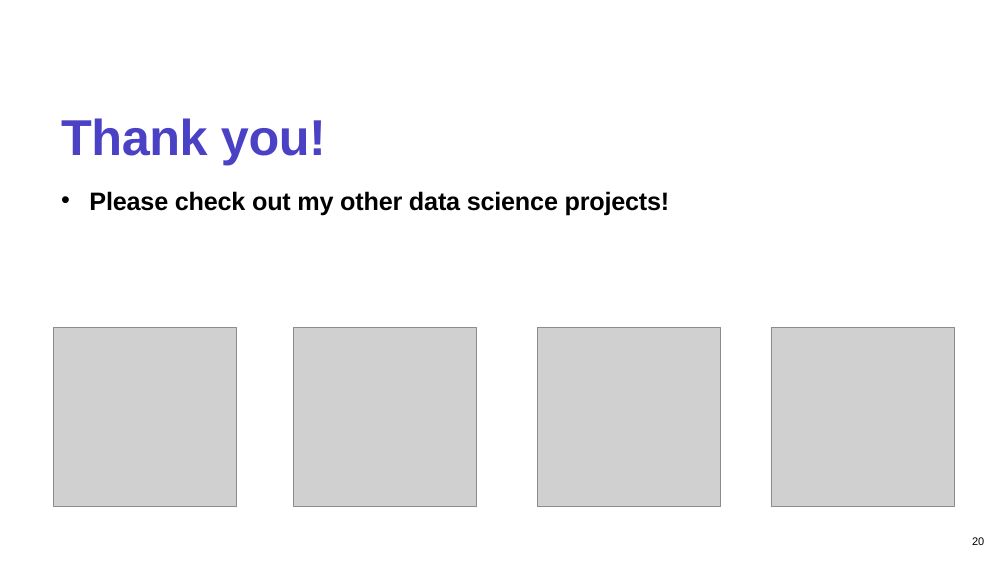
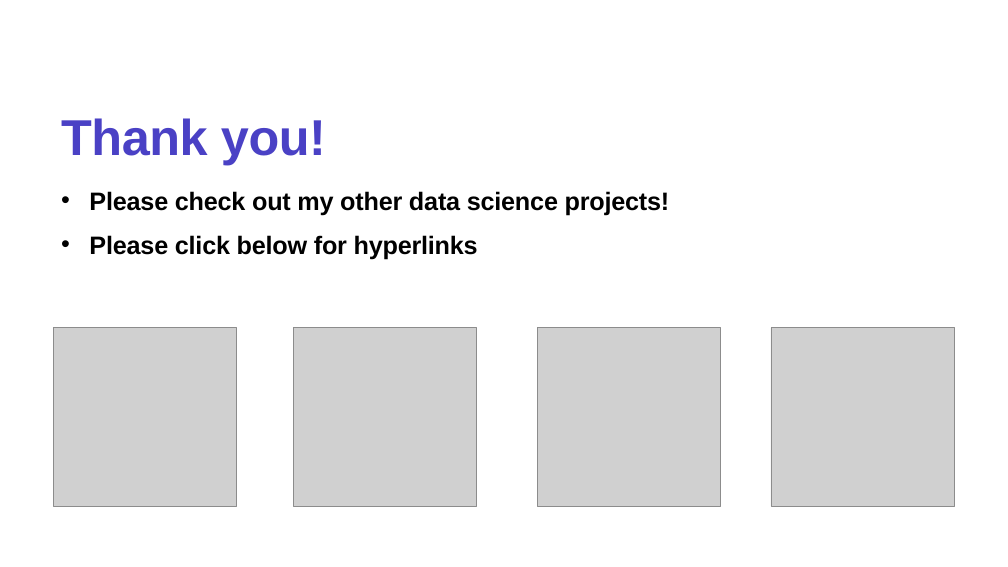
Before and after one commit to jaeheonk817/Project__Predicting-Hotel-Reservation-Cancellations, a slide deck: slide 25 of powerpoint.pptx (slide 20 before the commit). Drawn at 1008x567 pixels with LibreOffice and Linux fonts; fonts in the diff are those of the drawing; grey boxes stand for pictures. Boxes give left, top, right and bottom in pixels: in the first picture for what was removed or moved away, otherwise in the second. Text is boxed around its words. In the diff, an @@ line names an element or a change of style, - is before the commit and + after.

```diff
--- a/powerpoint.pptx
+++ b/powerpoint.pptx
@@ text at [89, 235, 478, 259]: paragraph added @@
+• Please click below for hyperlinks
@@ page number removed at [972, 537, 984, 545] @@
-20
```
Also in this commit, not shown: 13 other slides changed, 5 slides added, 22 other files.
